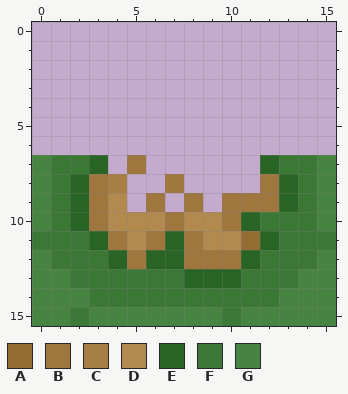
Pixel-art sprite -- godot/assets/papitas/TierraDown.png. The first picture shows the starting point.
The file is 16x16 pixels.
Palette (. is transparent): A #946d34  B #9f773e  C #a77f45  D #b2894f  E #286524  F #3b7735  G #488441
Pixels before, first column x 0:
 7 GFFE.B......EFFG
 8 GFEBC..B....BEFG
 9 GFEBD.B.B.BBBEFG
10 GFEBDDDBDDBEFFFG
11 FFFEBDBEBDDAEFFF
12 GFFFEBEEBBBEFFFG
13 GGFFFFFFEEEFFFGG
14 GGGFFFFFFFFFFGGG
15 GGFGGGGGGGFGGGGG
Now the later version:
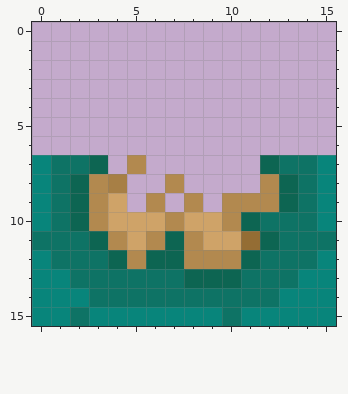
Diff:
{"colour":"B","old":"#9f773e","new":"#b2894f"}
{"colour":"D","old":"#b2894f","new":"#cfa368"}
{"colour":"E","old":"#286524","new":"#0d6552"}
{"colour":"F","old":"#3b7735","new":"#0e7365"}
{"colour":"G","old":"#488441","new":"#08857b"}
